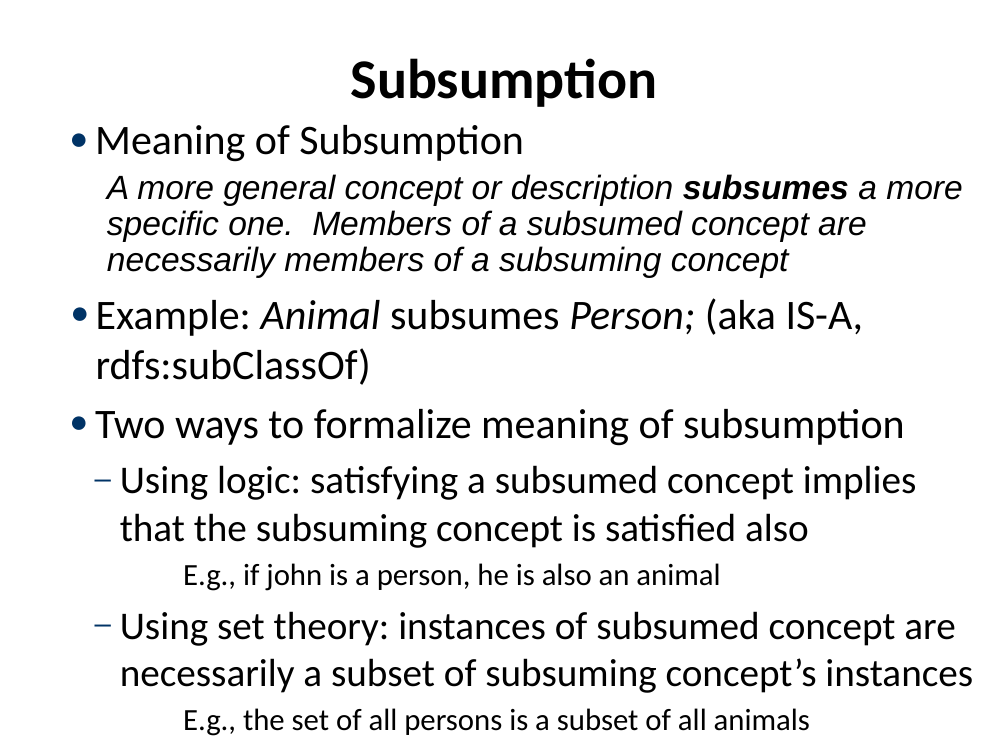
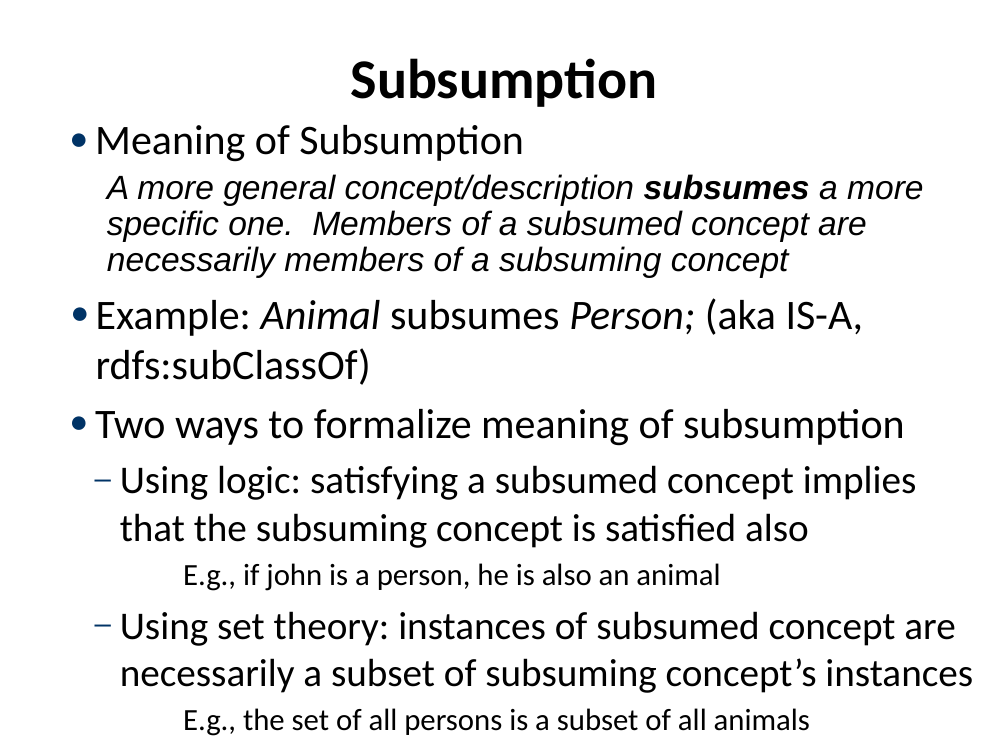
Before and after one commit to UMBC-CMSC-491-691-F19-Knowledge-Graphs/class_material, a slide deck: slide 19 of notes/08_dl/08dl.pptx (slide 18 before the commit). Drawn at 1008x756 pixels with LibreOffice and Linux fonts; fonts in the diff are those of the drawing. Boxes give left, top, right and bottom in pixels: in the first picture for what was removed or moved away, otherwise in the second. Text is boxed around its words. In the diff, an @@ line names an element or a change of style, - is before the commit and + after.

```diff
--- a/notes/08_dl/08dl.pptx
+++ b/notes/08_dl/08dl.pptx
@@ text at (107, 174, 924, 278): text changed @@
-  A more general concept or description subsumes a more specific one. Members of a subsumed concept are necessarily members of a subsuming concept
+  A more general concept/description subsumes a more specific one. Members of a subsumed concept are necessarily members of a subsuming concept
```
Also in this commit, not shown: 15 other slides changed, 3 slides added, 3 other files.
